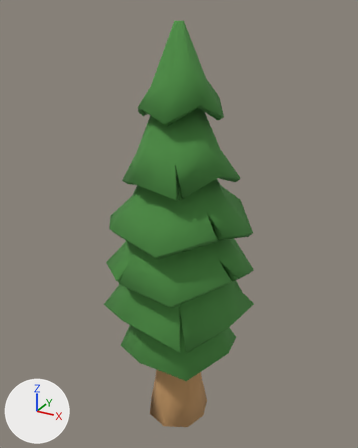
Before and after pictures for a commit that changed the OBJ model Assets/Trees/Tree.obj.
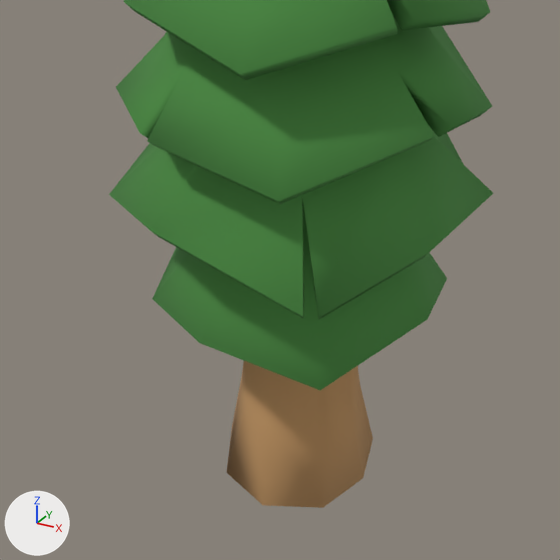
Old and new are each drawn whole from a camera (50 mm lens) standing at (-14.09, -8.14, 7.25) and looking at (-17.74, -1.5, 3.93) and again close up on the part from 17% to 78% of the width and 51% to 100% of the height. The lights are fixed; the arrows at lower left show +X, +Y and +Z. Where no turn or scale is listed for an object, it has been applied to the vertices.

The scene before the commit, as lines of its bpy script (objects in view):
```python
me_tree = bpy.data.meshes.new('Tree')
me_tree.from_pydata(...)  # 376 vertices, 364 faces; spans x -18.89..-16.46, y -2.88..-0.36, z 0.14..7.07
# faces by material slot: [58, 306]
me_tree.materials.append(mat_material_0)  # orange #c59865
me_tree.materials.append(mat_material_1)  # green #4d8f45
ob_tree = bpy.data.objects.new('Tree', me_tree)
ob_tree.location = (0.0, 0.0, 0.0)
```
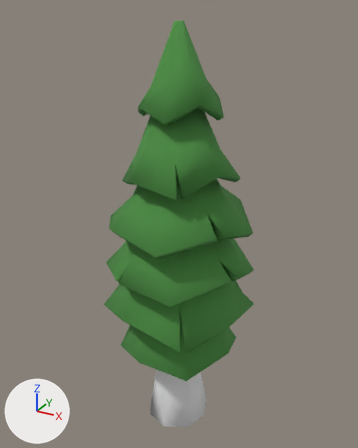
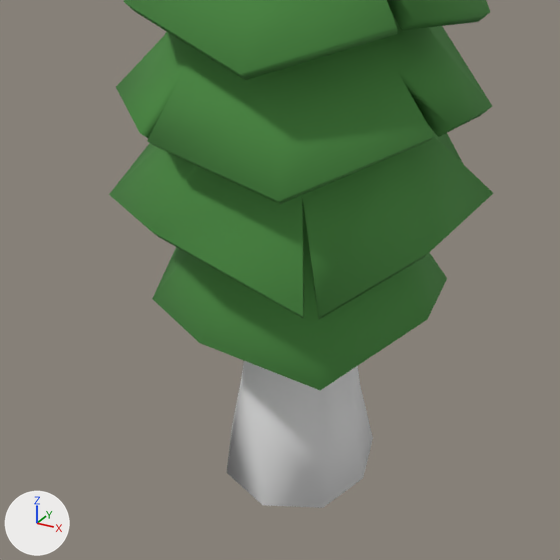
Where the change shows, as pixel boxes [x1, y1, x2, y2] in the close-ups (560 x 560 px):
part 1 of me_tree, recoloured
    both: [227, 361, 373, 508]

Edits to the bpy script that builds the scene:
```text
Add mat_material_4:
    mat_material_4 = principled_material('material_4')
    mat_material_4.base_color = (0.8, 0.8, 0.8)  # white #e7e7e7
    mat_material_4.roughness = 1.0
Change me_tree:
    where me_tree.from_pydata(...)  # 376 vertices, 364 faces; spans x -18.89..-16.46, y -2.88..-0.36, z 0.14..7.07
    used by ob_tree; location = (0.0, 0.0, 0.0)
    me_tree part 1: all 58 faces that had it switch from mat_material_0 (orange #c59865) to mat_material_4 (white #e7e7e7)
```
